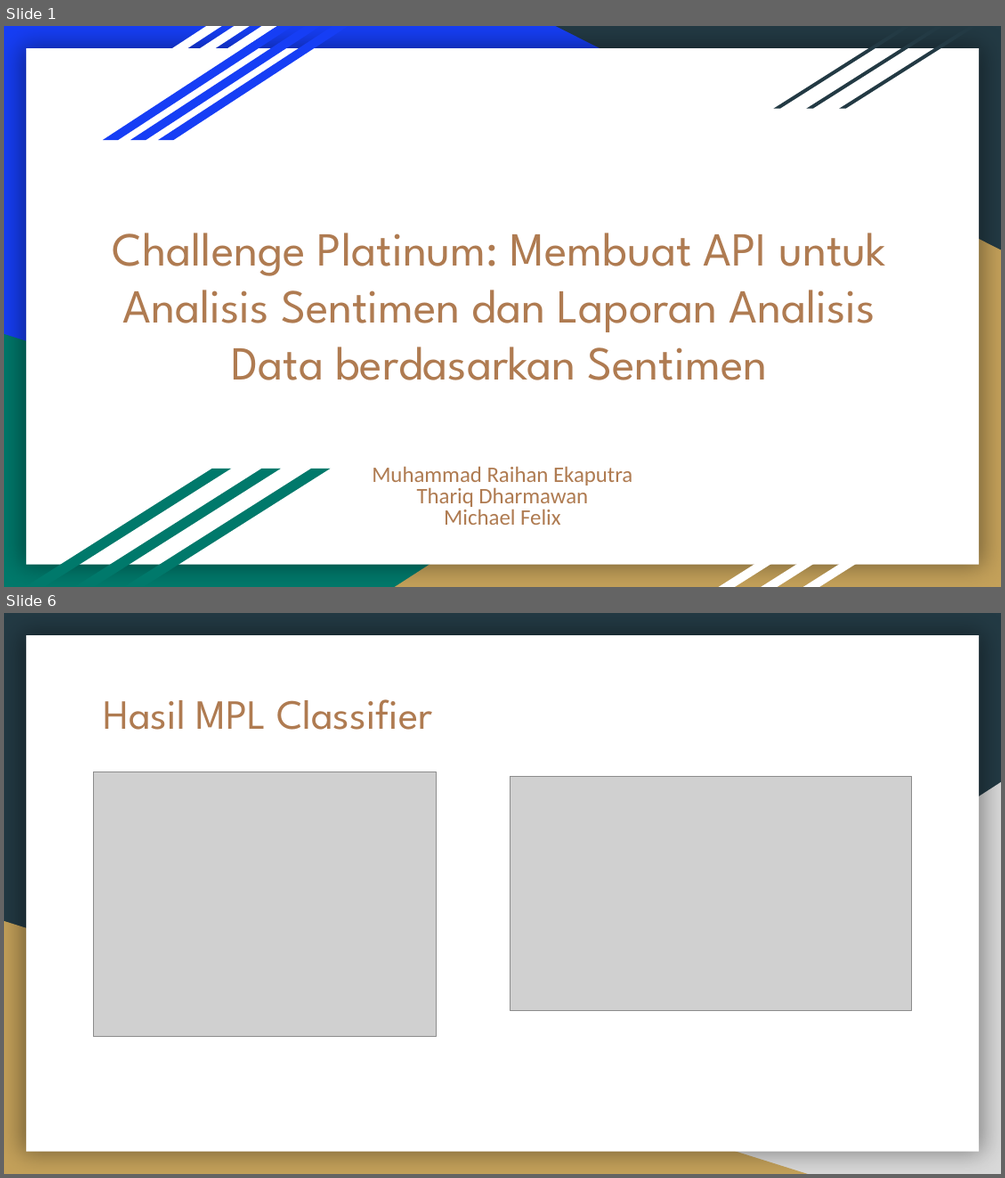
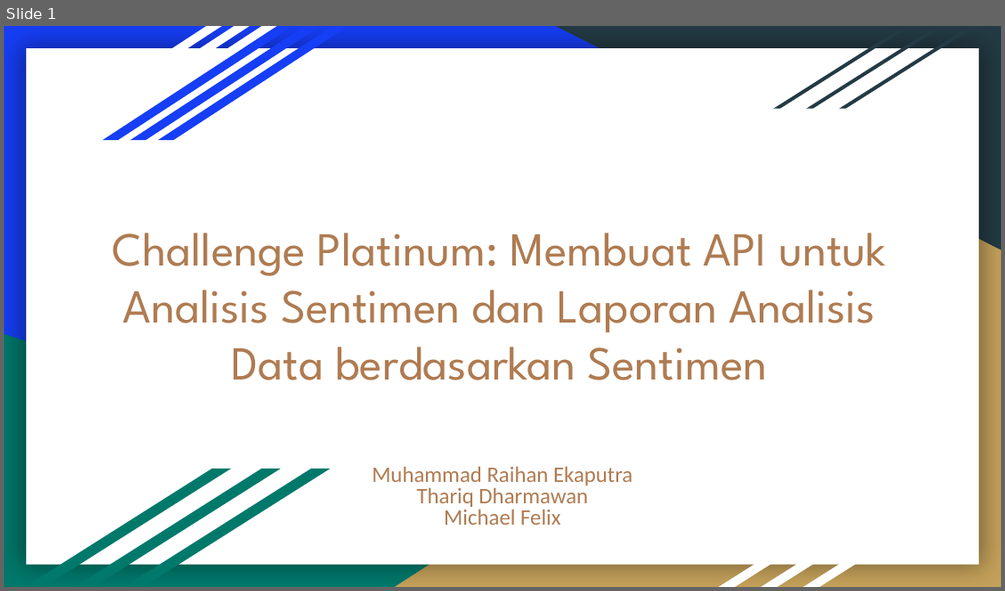
Before and after one commit to raihaneka50908/F_DSC2200908_08_Raihan_hate-speech_Platinum, a slide deck: Challenge Platinum_ Membuat API untuk Analisis Sentimen dan Laporan Analisis Data berdasarkan Sentimen.pptx. Shown one above the other, each under a label of ours: slides 1 and 6 before the commit, slide 1 after it; the slides between them are not shown. The pictures are 1005x1178 and 1005x591 pixels, drawn with LibreOffice and Linux fonts; fonts in the diff are those of the drawing; grey boxes stand for pictures. Boxes give left, top, right and bottom in pixels: in the first picture for what was removed or moved away, otherwise in the second. Text is boxed around its words. In the diff, an @@ line names an element or a change of style, - is before the commit and + after.

```diff
--- a/Challenge Platinum_ Membuat API untuk Analisis Sentimen dan Laporan Analisis Data berdasarkan Sentimen.pptx
+++ b/Challenge Platinum_ Membuat API untuk Analisis Sentimen dan Laporan Analisis Data berdasarkan Sentimen.pptx
@@ slide 6 removed at [4,613,1001,1174], background #233A44; not listed: 1 template element that a slide beside it also shows @@
@@ title removed at [104,699,432,730] @@
-Hasil MPL Classifier
@@ picture removed at [94,771,437,1037] @@
@@ right triangle removed at [395,782,1001,1174] @@
@@ picture removed at [510,777,912,1011] @@
@@ right triangle removed at [4,921,808,1174] @@
```
Also in this commit, not shown: 2 slides changed, 7 slides added, 4 other slides removed.
